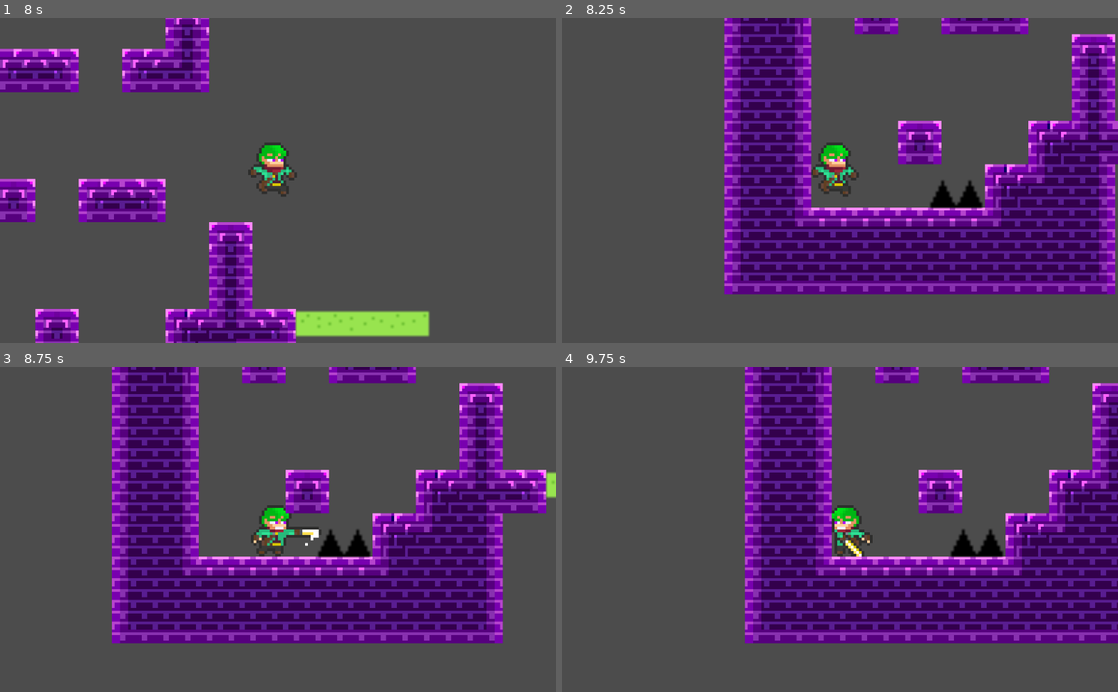
Above: before the commit, frames 1-4 (two rows, left to right).
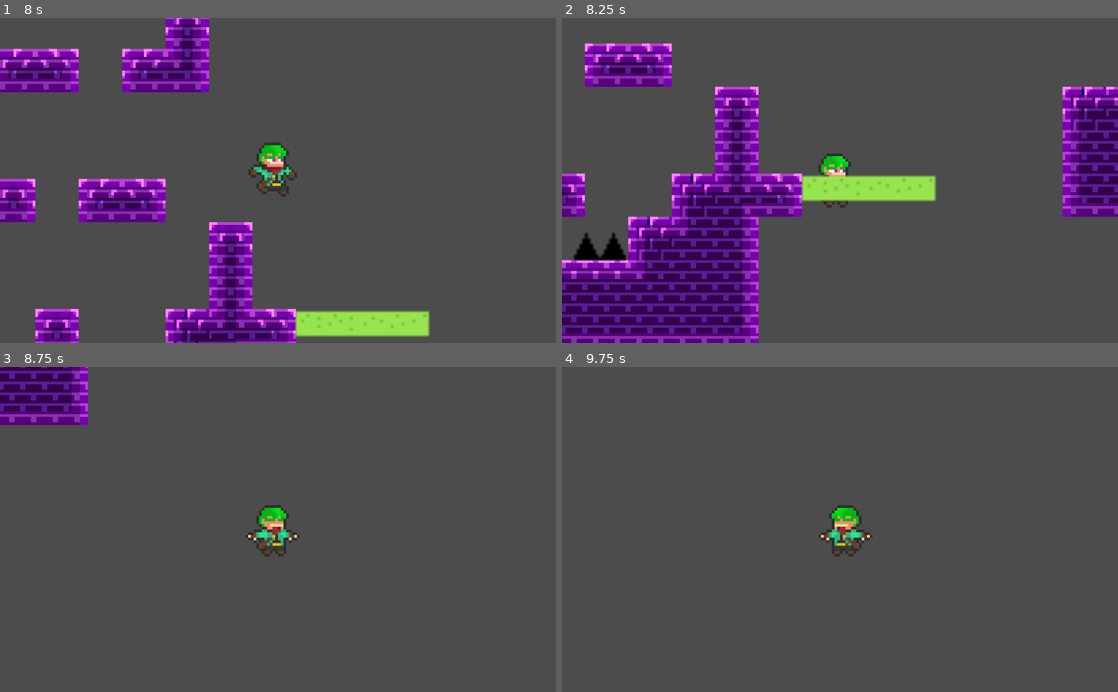
Above: after the commit, the same moments.

Repository: zachreid-96/GODOT-CPT-200
Game: Godot game, scene res://scenes/Maps/Level 1.tscn
The game is run twice, just before and just after one commit, with the same random seed, the same clock (stepped at 60 frames per second) and the same inputs. This scene is started directly instead of the project's main scene.
Inputs:
- Up to frame 1 (8 s): hold E (attack) 0.53-1.28 s; hold D (move_right) 0.53-2.03 s; tap Space (move_jump) at 0.77, 1.52, 3.02, 3.77, 4.52, 6.02, 6.77, 7.52 s; tap E (attack) every 1.5 s from 1.35 to 7.35 s; hold E (attack) 2.03-2.78 s; hold A (move_left) 2.03-4.28 s; hold E (attack) 3.53-4.28 s; hold D (move_right) from 4.28 s (still down); hold E (attack) 5.03-5.78 s; hold E (attack) 6.53-7.28 s
- Up to frame 2 (8.25 s): release D (move_right) at 8.03 s; hold A (move_left) from 8.03 s (still down); hold E (attack) from 8.03 s (still down)
- Up to frame 3 (8.75 s): keep holding A (move_left); keep holding E (attack)
- Up to frame 4 (9.75 s): release E (attack) at 8.78 s; tap E (attack) at 8.85 s; tap Space (move_jump) at 9.02 s; release A (move_left) at 9.53 s; hold D (move_right) from 9.53 s (still down); hold E (attack) from 9.53 s (still down)

Frame 1 is identical in both runs. In frame 2, 55% of the frame differs, in the area x 0-100%, y 0-100%; in frame 3, 43%; in frame 4, 36%.

Commit message:
Player Hurt and Death Functions Tweaked, Slime Hurt Function Continuous

Diff:
--- a/scenes/Enemys/Slime/Slime.gd
+++ b/scenes/Enemys/Slime/Slime.gd
@@ -1,7 +1,19 @@
 extends Area2D
+
+var damage = .5
+var inArea = false
+var player:Player
 
 func _on_Slime_body_entered(body: Node) -> void:
 	if body.get_class() == "Player":
-		var player:Player = body
-		player.respawn()
-		player.hurt(10)
+		player = body
+		inArea = true
+
+func _on_Slime_body_exited(body: Node) -> void:
+	if body.get_class() == "Player":
+		player = body
+		inArea = false
+
+func _physics_process(_delta):
+		if inArea:
+			player.hurt(damage)
--- a/scenes/Players/Player.tscn
+++ b/scenes/Players/Player.tscn
@@ -324,7 +324,7 @@
 states/Fall/node = SubResource( 109 )
 states/Fall/position = Vector2( -342, 52 )
 states/Hurt/node = SubResource( 123 )
-states/Hurt/position = Vector2( 375, -2 )
+states/Hurt/position = Vector2( 375, -1 )
 states/Jump/node = SubResource( 102 )
 states/Jump/position = Vector2( -336, -52 )
 states/Run/node = SubResource( 103 )
@@ -332,7 +332,7 @@
 transitions = [ "Default", "Attack1", SubResource( 104 ), "Attack3", "Default", SubResource( 107 ), "Default", "Run", S …(641 unchanged characters)…
 start_node = "Default"
 end_node = "Die"
-graph_offset = Vector2( -436, -16 )
+graph_offset = Vector2( -452, -155 )
 
 [sub_resource type="AnimationNodeStateMachinePlayback" id=96]
 
--- a/scripts/Player.gd
+++ b/scripts/Player.gd
@@ -11,12 +11,14 @@
 export var FRICTION = 1
 
 var speed = MAXSPEED
-export var Health = 100
 var motion = Vector2()
+
 var facing_left = false
 var state_machine
 var attacks = ["Attack1","Attack2","Attack3"]
 
+var health = 100.0
+var lives = 5
 
 func _ready():
 	state_machine = $AnimationTree.get("parameters/playback")
@@ -61,6 +63,8 @@
 
 func _physics_process(_delta):
 	get_input()
+	if health <= 0:
+		die()
 	#Establish gravity
 	motion.y += GRAVITY
 	if motion.y > MAXFALLSPEED:
@@ -79,13 +83,19 @@
 	#Re-evaluate motion using updated values
 	motion = move_and_slide(motion,UP)
 
-func hurt(var d:int = 0):
+func hurt(var d:float = 0):
 	state_machine.travel("Hurt")
-	Health -= d
+	health -= d
+	print("health: ", health)
 
 func die():
 	state_machine.travel("Die")
-	set_physics_process(false)
+	lives -= 1
+	print("lives: ", lives)
+	if lives > 0:
+		respawn()
+	else:
+		set_physics_process(false)
 
 func fall():
 	state_machine.travel("Fall")
@@ -114,5 +124,6 @@
 			area.take_damage()
 
 func respawn():
+	health = 100
 	position.x = 8
 	position.y = -2
